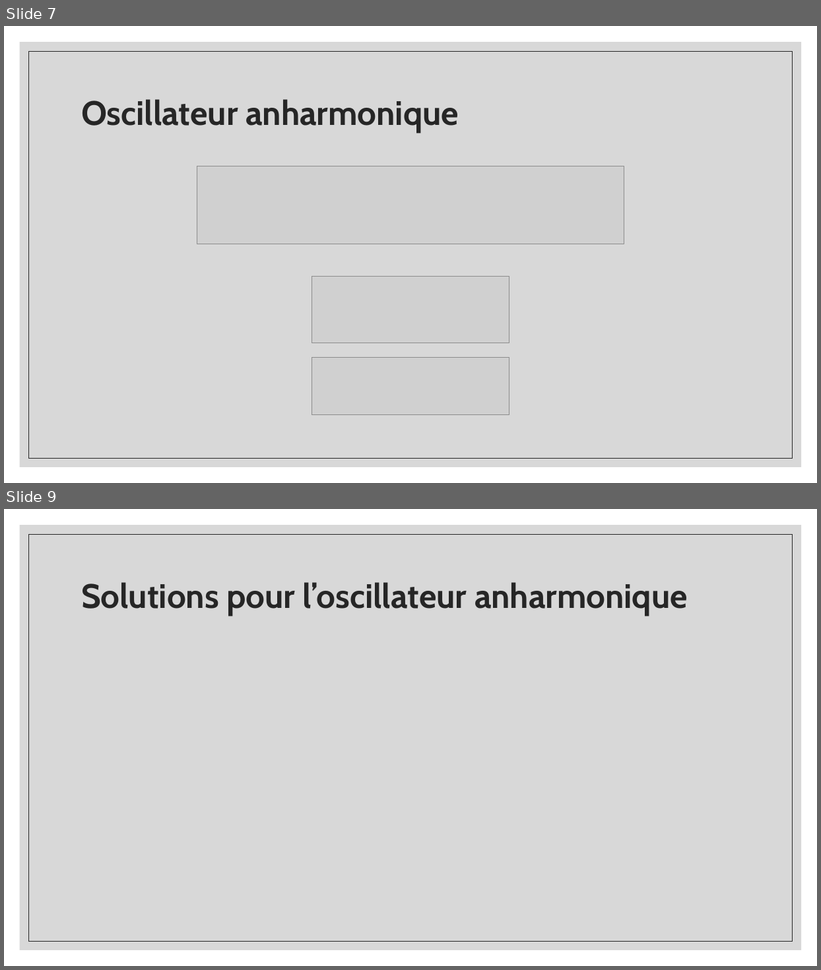
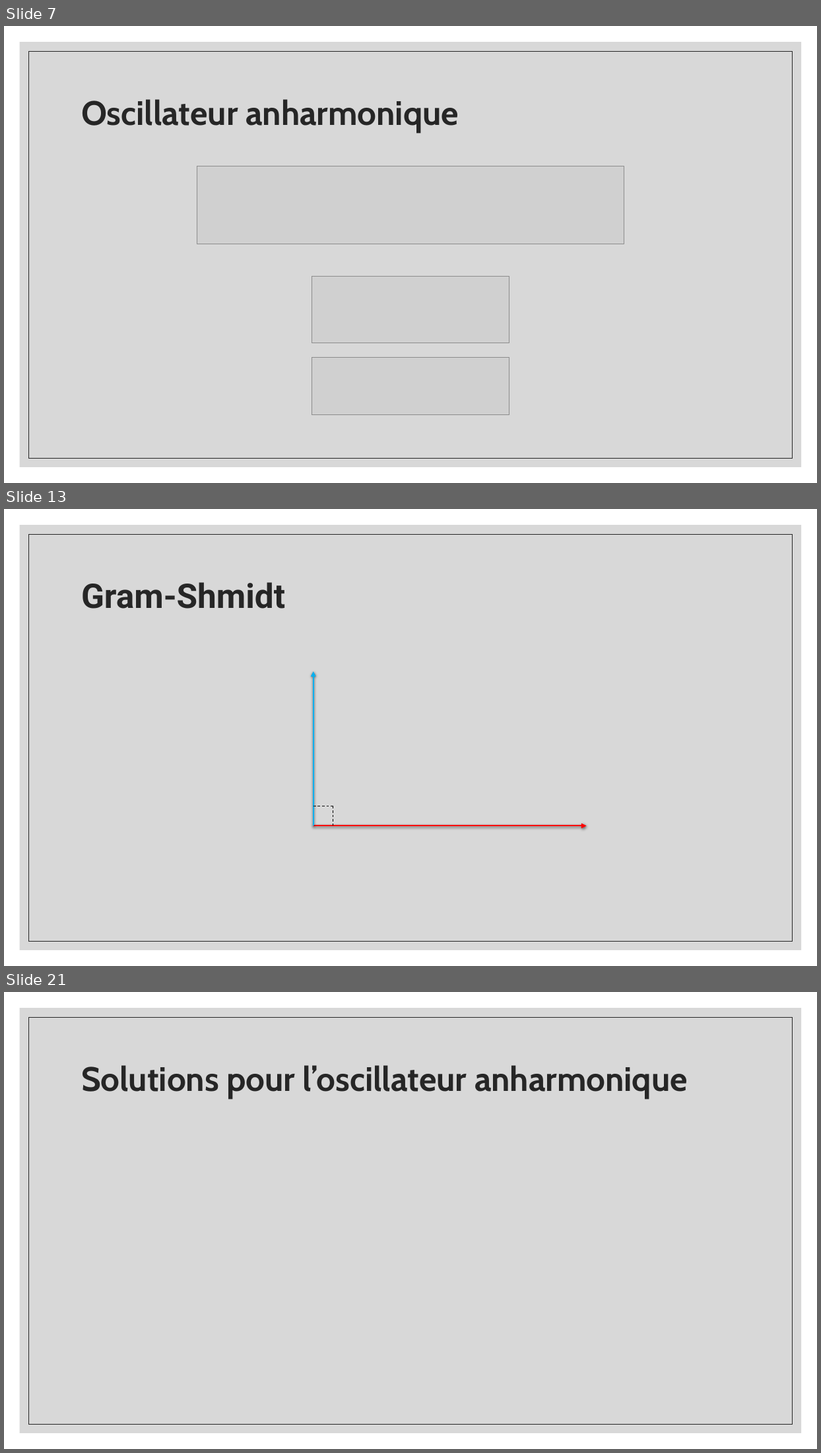
Before and after one commit to gahem1/Physique_Numerique, a slide deck: Solutions d’une équation aux valeurs propres.pptx. Shown one above the other, each under a label of ours: slides 7 and 9 before the commit, slides 7, 13 and 21 after it; the slides between them are not shown. The pictures are 821x970 and 821x1453 pixels, drawn with LibreOffice and Linux fonts; fonts in the diff are those of the drawing; grey boxes stand for pictures. Boxes give left, top, right and bottom in pixels: in the first picture for what was removed or moved away, otherwise in the second. Text is boxed around its words. In the diff, an @@ line names an element or a change of style, - is before the commit and + after.

```diff
--- a/Solutions d’une équation aux valeurs propres.pptx
+++ b/Solutions d’une équation aux valeurs propres.pptx
@@ slide 13 added at [4, 509, 817, 966], background #FFFFFF; not listed: 2 template elements that a slide beside it also shows @@
@@ title added at [81, 582, 285, 609], 40 pt, text #262626, bold @@
+Gram-Shmidt
@@ arrow added from (314, 826) to (314, 672), #00B0F0 1.5 pt @@
@@ line added from (314, 807) to (333, 807), #000000 0.75 pt dashed @@
@@ line added from (333, 807) to (333, 826), #000000 0.75 pt dashed @@
@@ arrow added from (314, 826) to (587, 826), #FF0000 1.5 pt @@
@@ what was slide 9 is now slide 21 @@
```
Also in this commit, not shown: 1 slide changed, 11 other slides added.
